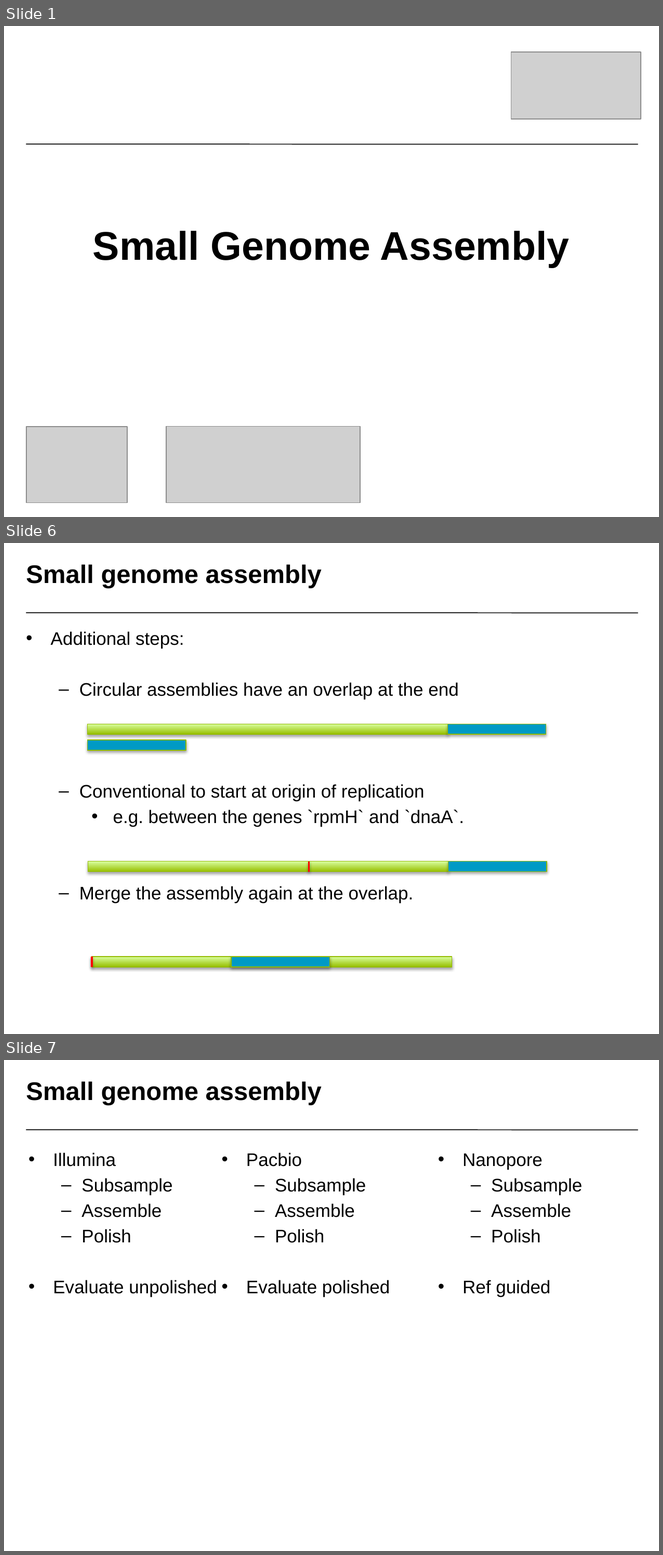
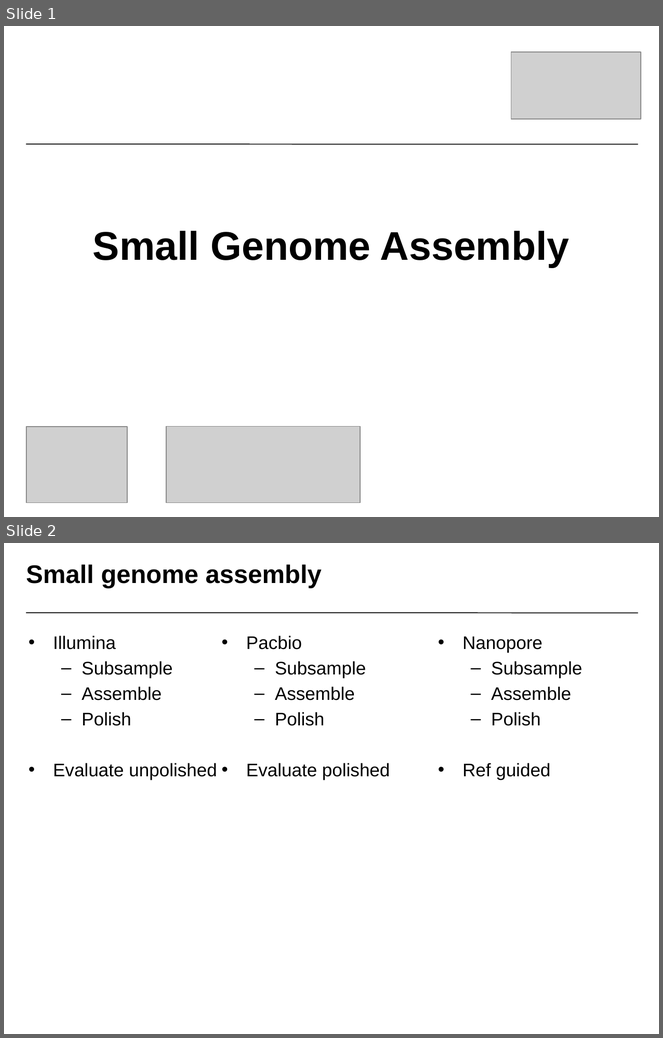
Before and after one commit to NBISweden/workshop-genome_assembly, a slide deck: slides/Small_Genome_Assembly.pptx. Shown one above the other, each under a label of ours: slides 1, 6 and 7 before the commit, slides 1 and 2 after it; the slides between them are not shown. The pictures are 663x1555 and 663x1038 pixels, drawn with LibreOffice and Linux fonts; fonts in the diff are those of the drawing; grey boxes stand for pictures; background and template pictures are left out. Boxes give left, top, right and bottom in pixels: in the first picture for what was removed or moved away, otherwise in the second. Text is boxed around its words. In the diff, an @@ line names an element or a change of style, - is before the commit and + after.

```diff
--- a/slides/Small_Genome_Assembly.pptx
+++ b/slides/Small_Genome_Assembly.pptx
@@ slide 6 removed at (4,543,659,1034), background #FFFFFF; not listed: 1 template element that a slide beside it also shows @@
@@ title removed at (26,564,322,588) @@
-Small genome assembly
@@ text removed at (51,631,464,903) @@
-• Additional steps:
-  – Circular assemblies have an overlap at the end
-  – Conventional to start at origin of replication
-    • e.g. between the genes `rpmH` and `dnaA`.
-  – Merge the assembly again at the overlap.
@@ rectangle removed at (87,724,448,734) @@
@@ rectangle removed at (448,724,546,734) @@
@@ rectangle removed at (87,740,185,750) @@
@@ rectangle removed at (88,861,448,872) @@
@@ line removed from (309, 861) to (309, 872) @@
@@ rectangle removed at (448,861,546,872) @@
@@ rectangle removed at (92,957,452,967) @@
@@ line removed from (92, 957) to (92, 967) @@
@@ rectangle removed at (231,957,330,967) @@
@@ what was slide 7 is now slide 2 @@
```
Also in this commit, not shown: 4 other slides removed, 4 other files.
